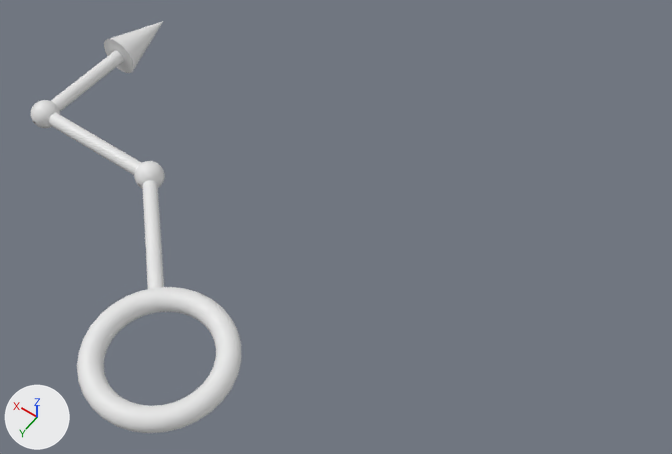
A saved change to the OBJ model Assets/Modules/Azure/Assets/Arrows/Arrow-120.obj.
Camera for both pictures: a 50 mm camera at (-2.43, 1.64, 4.74) aimed at (-0.33, -1.3, 0.11). Lighting does not change. The marker at lower left points along +X, +Y and +Z. Where no turn or scale is listed for an object, it has been applied to the vertices. Vertices at the same position are counted once.

Objects in the first picture: 'Arrow-120'.
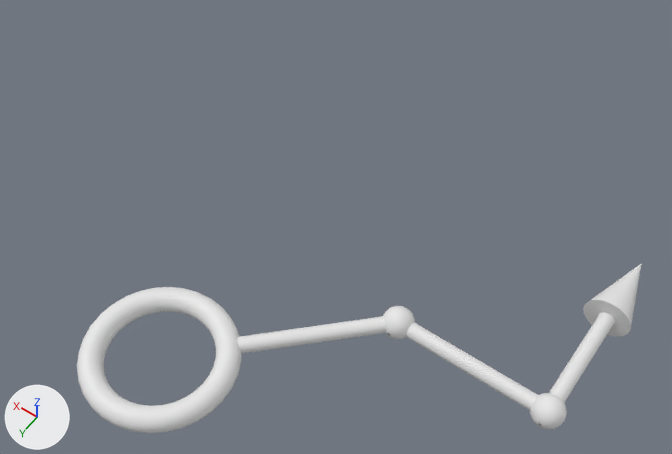
Where the change shows, as pixel boxes [x1, y1, x2, y2] in the pictures (672 x 454 px; the box of a moved part takes in the faces that stretch with it):
'Arrow-120', reshaped (168% wider, 59% shorter): before [31, 21, 241, 433]; after [77, 263, 642, 433]
part 1 of me_arrow_120, moved or reshaped: before [48, 51, 164, 289]; after [237, 312, 615, 410]
part 2 of me_arrow_120, moved or reshaped: before [104, 21, 163, 73]; after [583, 263, 642, 337]
part 3 of me_arrow_120, added: after [383, 306, 415, 339]
part 4 of me_arrow_120, added: after [530, 393, 567, 429]
part 5 of me_arrow_120, deleted: before [31, 100, 60, 128]
part 6 of me_arrow_120, deleted: before [134, 161, 165, 189]

Patch to the scene script:
```diff
--- a/Assets/Modules/Azure/Assets/Arrows/Arrow-120.obj.py
+++ b/Assets/Modules/Azure/Assets/Arrows/Arrow-120.obj.py
@@ me_arrow_120 @@
 # used by ob_arrow_120; location = (0.0, 0.0, 0.0)
-me_arrow_120.from_pydata(...)  # 3265 vertices, 3143 faces; spans x -0.47..2.15, y -2.25..0.47, z -0.15..0.15
+me_arrow_120.from_pydata(...)  # 3263 vertices, 3143 faces; spans x -2.15..0.47, y -2.25..0.47, z -0.15..0.15
+# me_arrow_120 part 1: the loose piece of 188 vertices spanning x 0.25..2.05, y -2.0..-0.25, z -0.05..0.05 is turned -180 degrees about the y axis through the mesh origin
+# me_arrow_120 part 2: the loose piece of 33 vertices spanning x 1.85..2.15, y -2.25..-1.75, z -0.15..0.15 is turned 180 degrees about the y axis through the mesh origin
+# me_arrow_120 part 3: a new loose piece of 1009 vertices spanning x -1.1..-0.9, y -1.1..-0.9, z -0.1..0.1
+# me_arrow_120 part 4: a new loose piece of 1009 vertices spanning x -2.1..-1.9, y -1.1..-0.9, z -0.1..0.1
+# me_arrow_120 part 5: the loose piece of 1010 vertices spanning x 1.9..2.1, y -1.1..-0.9, z -0.1..0.1 is deleted
+# me_arrow_120 part 6: the loose piece of 1010 vertices spanning x 0.9..1.1, y -1.1..-0.9, z -0.1..0.1 is deleted
```
